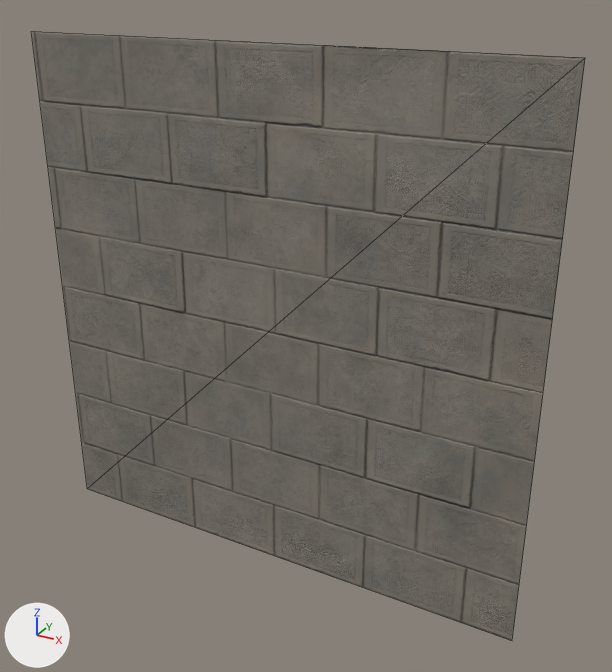
Two versions of the glTF model DungeonGame/res/models/tiles/wall.gltf, one commit apart.
Before and after are seen from a 50 mm camera at (0.744, -0.711, 1.114) aimed at (0.064, 0.524, 0.496). Arrows for +X, +Y and +Z are at lower left; the lights stay in place. Mesh edges are drawn as thin lines.
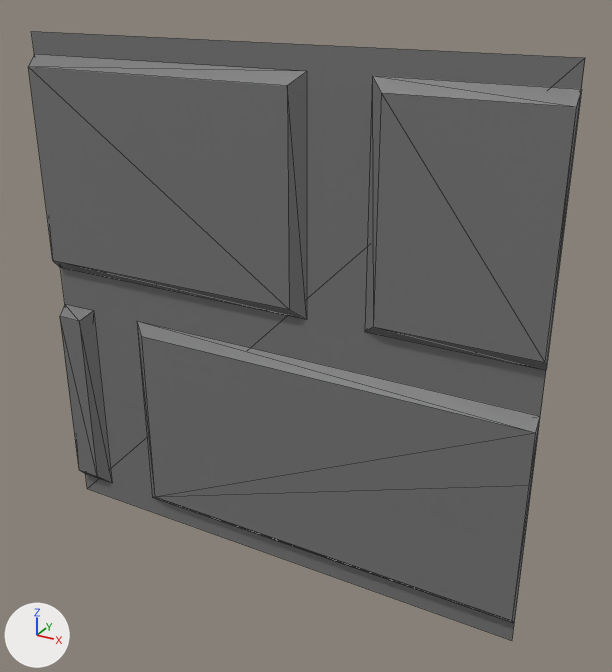
What differs and where, as boxes [x1, y1, x2, y2] in the pictures (612 x 672 px):
'Plane.001', surface changed: [31, 31, 585, 641] in both
'Plane.002', added: after [28, 54, 581, 623]

Edits to the bpy script that builds the scene:
```text
Change mat_material_001:
    remove # nodes: BsdfPrincipled, Math, NormalMap, OutputMaterial, SeparateColor, TexImage x3
    remove # uses the picture img_bricks_diffuse_png
    remove # uses the picture img_bricks_normal_png
    nodes: BsdfPrincipled, Math, OutputMaterial, SeparateColor, TexImage
    colours: grey #747474
Add me_plane_002:
    me_plane_002.from_pydata(...)  # 33 vertices, 50 faces; spans x -0.5..0.5, y 0.481..0.5, z 0.04..0.96
    me_plane_002.materials.append(mat_material_001)
Add ob_plane_002:
    ob_plane_002 = bpy.data.objects.new('Plane.002', me_plane_002)
    ob_plane_002.location = (0.0, 0.0, 0.0)
```
